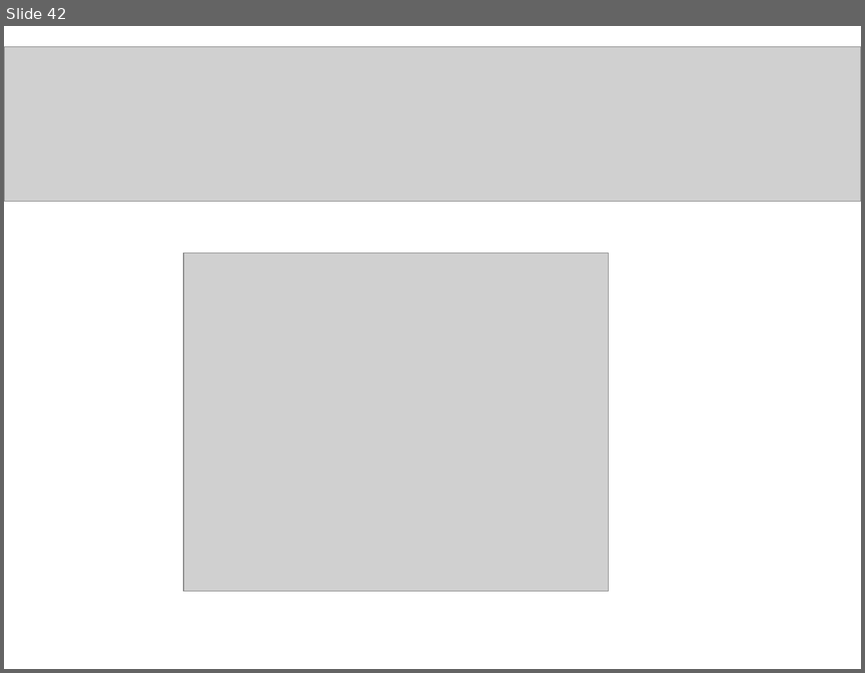
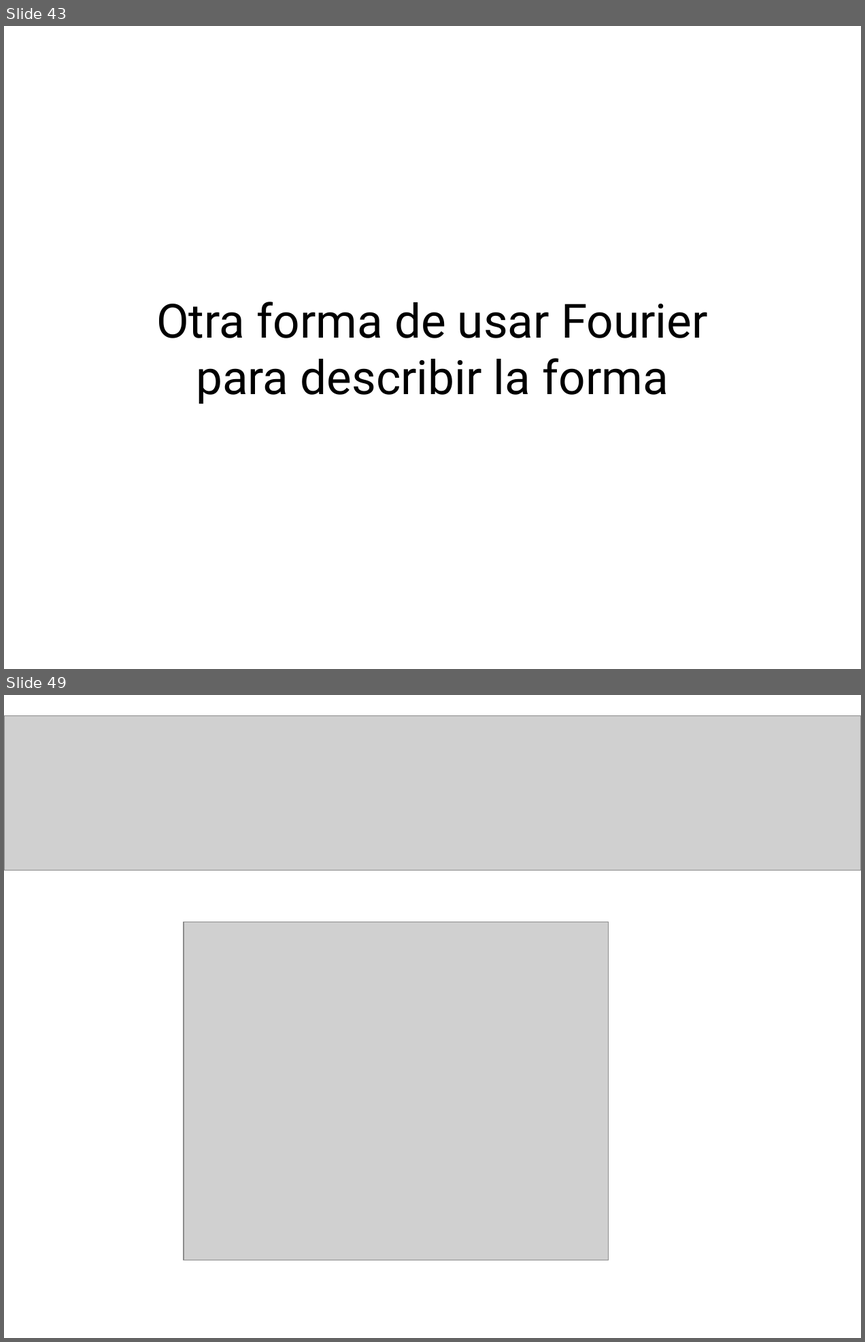
Before and after one commit to MFMG99/patrones, a slide deck: clases/Cap02_Extraccion_de_Caracteristicas/presentations/PAT02_DescriptoresFourier.pptx. Shown one above the other, each under a label of ours: slide 42 before the commit, slides 43 and 49 after it; the slides between them are not shown. The pictures are 865x673 and 865x1342 pixels, drawn with LibreOffice and Linux fonts; fonts in the diff are those of the drawing; grey boxes stand for pictures. Boxes give left, top, right and bottom in pixels: in the first picture for what was removed or moved away, otherwise in the second. Text is boxed around its words. In the diff, an @@ line names an element or a change of style, - is before the commit and + after.

```diff
--- a/clases/Cap02_Extraccion_de_Caracteristicas/presentations/PAT02_DescriptoresFourier.pptx
+++ b/clases/Cap02_Extraccion_de_Caracteristicas/presentations/PAT02_DescriptoresFourier.pptx
@@ slide 43 added at [4,26,861,669], background #FFFFFF @@
@@ title added at [156,301,708,403], 39.6 pt, text #000000 @@
+Otra forma de usar Fourier
+para describir la forma
@@ what was slide 42 is now slide 49 @@
```
Also in this commit, not shown: 6 slides changed, 16 other slides added, 1 slide removed.
